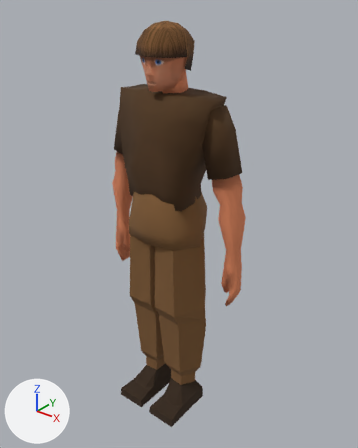
Renders of the Blender file puyoknight/base-male-re.blend from each side of a commit.
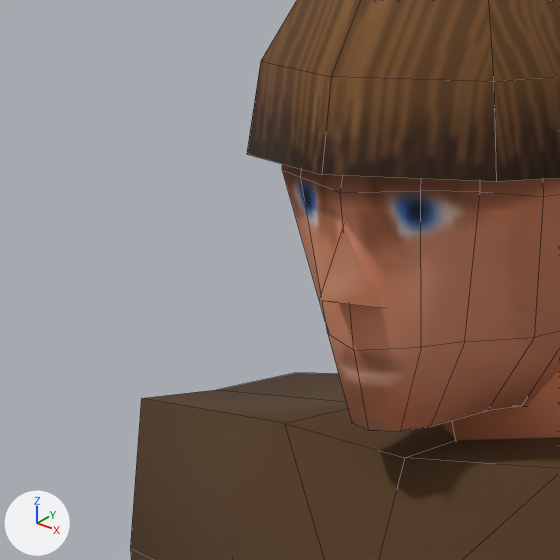
There are two pictures of each version: one whole from a camera (50 mm lens) standing at (1.464, -1.738, 2.201) and looking at (0.033, 0.05, 1.092), one close up on the part from 28% to 50% of the width and 7% to 24% of the height. Lighting does not change. The marker at lower left points along +X, +Y and +Z. The older version's two pictures come first. The close-ups show mesh edges as thin lines.

In view in the first close-up: 'Hair', 'Head', 'Neck', 'Nose', 'Torso'.
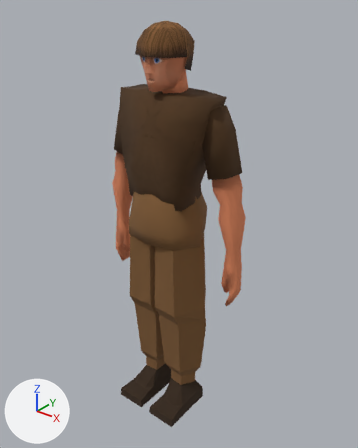
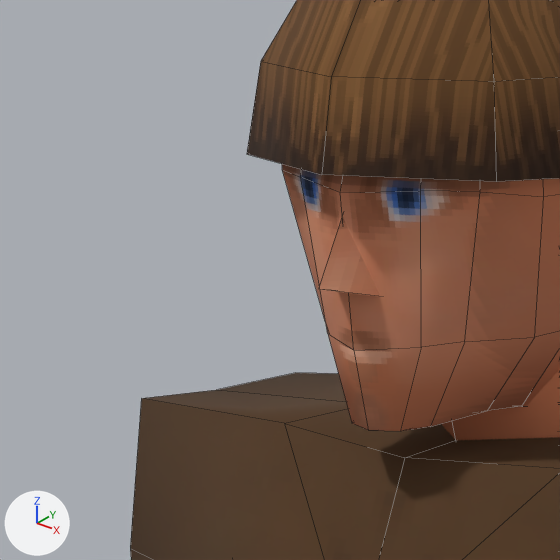
Boxes [x1, y1, x2, y2] around the edits, measured in the close-ups (560 x 560 px):
'Nose', moved: before [319, 227, 382, 308]; after [319, 216, 380, 297]
part 1 of me_cube_001, surface changed: [283, 168, 560, 395] in both

The change in detail:
me_cube_001 has 57 vertices, 48 faces and spans x 0.0..0.95, y -1.09..1.14, z -1.42..1.06.
me_cube_001 is used by ob_head; location (0.0, 0.0, 1.9191); scale (0.107, 0.107, 0.107).
me_cube_001 part 1: texture (UV) coordinates of 31 of 48 faces, centred in x 0.05..0.9, y -0.97..0.74, z -1.38..0.91, changed; they spanned u 0.07..0.71, v 0.59..0.88 and now span u 0.04..0.72, v 0.57..0.88.
Object 'Nose' (ob_nose) moves from (0.0, -0.1061, 1.8597) to (0.0, -0.1061, 1.8661).
